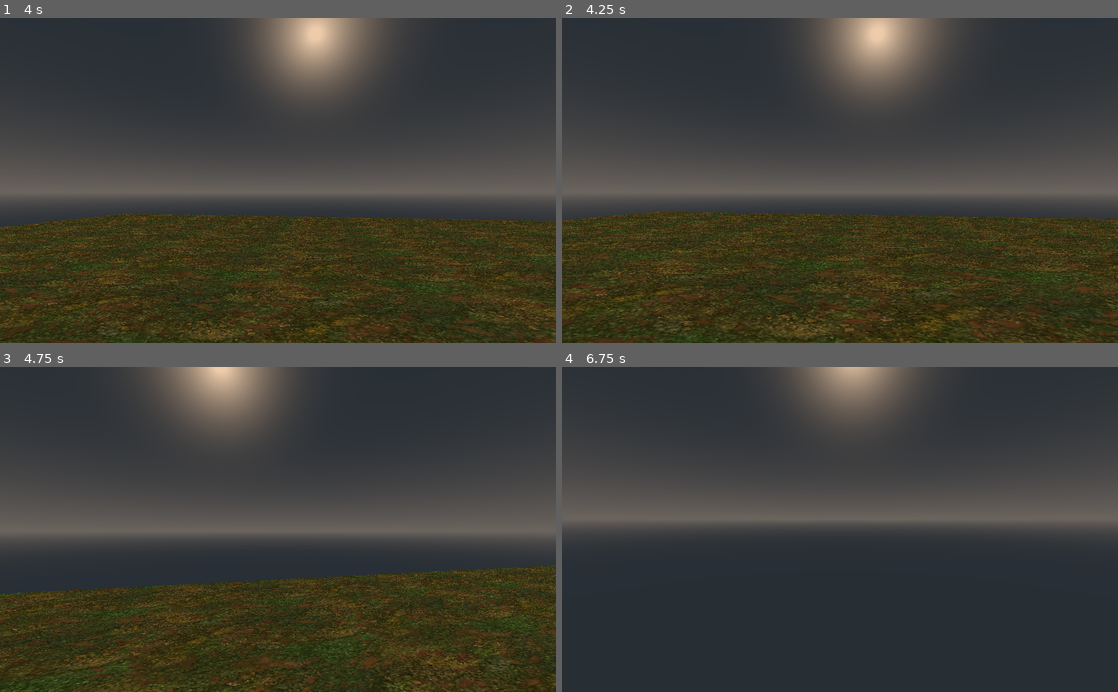
Above: before the commit, frames 1-4 (two rows, left to right).
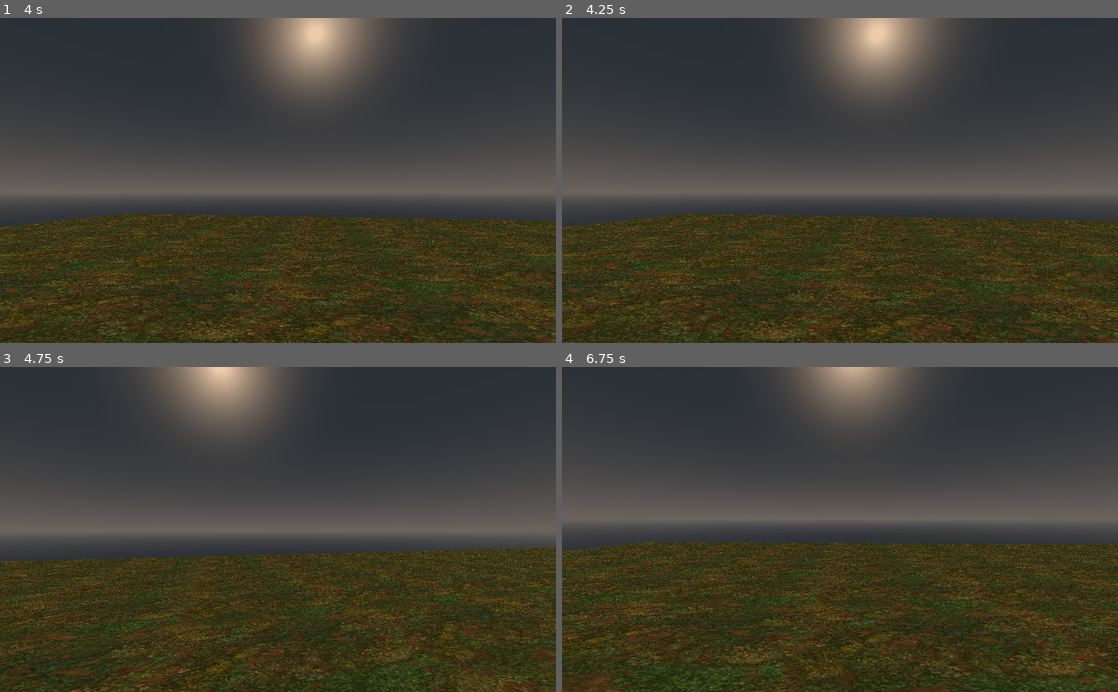
Above: after the commit, the same moments.

Repository: R3ckoner/Noir1983
Game: Godot game, scene res://scenes/World.tscn
Two runs of this game, one before a commit and one after it. Both use one fixed random seed, a clock stepped at 60 frames per second and the inputs below.
Inputs (mouse positions are in pixels of both pictures, inside the frame that each line leads up to):
- Up to frame 1 (4 s): tap Enter at 0.5 s; move the mouse to (272, 187) at 0.52 s; hold W (move_forwards) 0.53-2.78 s; tap Space (jump) at 0.77, 1.25, 1.52, 3.02, 3.77 s; move the mouse to (316, 183) at 1.27 s; move the mouse to (233, 177) at 2.02 s; move the mouse to (283, 180) at 2.77 s; hold A (move_left) 2.78-3.53 s; move the mouse to (255, 174) at 3.52 s; hold W (move_forwards) from 3.53 s (still down)
- Up to frame 2 (4.25 s): keep holding W (move_forwards)
- Up to frame 3 (4.75 s): keep holding W (move_forwards); move the mouse to (305, 529) at 4.27 s; tap Space (jump) at 4.52 s
- Up to frame 4 (6.75 s): move the mouse to (812, 529) at 5.02 s; tap Enter at 5.75 s; move the mouse to (851, 523) at 5.77 s; release W (move_forwards) at 5.78 s; hold D (move_right) 5.78-6.53 s; tap Space (jump) at 6.02, 6.5 s; move the mouse to (834, 536) at 6.52 s; hold W (move_forwards) from 6.53 s (still down)

Frame 1 is identical in both runs. In frame 2, 13% of the frame differs, in the area x 0-100%, y 59-100%; in frame 3, 18%; in frame 4, 45%, in the area x 0-100%, y 53-100%.

Commit message:
Health Manager

Diff:
--- /dev/null
+++ b/characters/HealthManager.gd
@@ -0,0 +1,45 @@
+extends Spatial
+
+signal dead
+signal hurt
+signal healed
+signal health_changed
+signal gibbed
+
+export var max_health = 100
+var cur_health = 1
+
+export var gib_at = -10
+
+func _ready():
+	init()
+
+func init():
+	cur_health = max_health
+	emit_signal("health changed", cur_health)
+
+func hurt(damage: int, dir: Vector3):
+	if cur_health <= 0:
+		return
+	cur_health -= damage
+	if cur_health  <= gib_at:
+		pass #TODO add gib spawner
+		emit_signal("gibbed")
+		print('gibbed')
+	if cur_health <= 0:
+		emit_signal("dead")
+		print('dead')
+	else:
+		emit_signal("hurt")
+	emit_signal("health_changed", cur_health)
+
+
+func heal(amount: int):
+	if cur_health <= 0:
+		return
+	cur_health += amount
+	if cur_health > max_health:
+		cur_health = max_health
+
+	emit_signal("healed")
+	emit_signal("health_changed", cur_health)
--- a/characters/player/Player.gd
+++ b/characters/player/Player.gd
@@ -4,14 +4,22 @@
 
 onready var camera = $Camera
 onready var character_mover = $CharacterMover
+onready var health_manager = $HealthManager
+
+var dead = false
 
 func _ready():
 	Input.set_mouse_mode(Input.MOUSE_MODE_CAPTURED)
 	character_mover.init(self)
+	health_manager.init()
+	health_manager.connect("dead", self, "kill")
 
 func _process(_delta):
 	if Input.is_action_just_pressed("exit"):
 		get_tree().quit()
+
+	if dead:
+		return
 
 	var move_vec = Vector3()
 	if Input.is_action_pressed("move_forwards"):
@@ -33,3 +41,13 @@
 		rotation_degrees.y -= mouse_sens * event.relative.x
 		camera.rotation_degrees.x -= mouse_sens * event.relative.y
 		camera.rotation_degrees.x = clamp(camera.rotation_degrees.x, -90, 90)
+
+func hurt(damage, dir):
+	health_manager.hurt(damage, dir)
+
+func heal(amount):
+	health_manager.heal(amount)
+
+func kill():
+	dead = true
+	character_mover.freeze()
--- a/characters/player/Player.tscn
+++ b/characters/player/Player.tscn
@@ -1,7 +1,8 @@
-[gd_scene load_steps=4 format=2]
+[gd_scene load_steps=5 format=2]
 
 [ext_resource path="res://characters/CharacterMover.gd" type="Script" id=1]
 [ext_resource path="res://characters/player/Player.gd" type="Script" id=2]
+[ext_resource path="res://characters/HealthManager.gd" type="Script" id=3]
 
 [sub_resource type="CapsuleShape" id=1]
 radius = 0.5
@@ -26,3 +27,15 @@
 max_speed = 20
 jump_force = 10
 gravity = 40
+
+[node name="HealthManager" type="Spatial" parent="."]
+script = ExtResource( 3 )
+
+[node name="Timer" type="Timer" parent="."]
+autostart = true
+
+[node name="Timer2" type="Timer" parent="."]
+autostart = true
+
+[connection signal="timeout" from="Timer" to="." method="hurt" binds= [ 30, Vector3( 0, 0, 0 ) ]]
+[connection signal="timeout" from="Timer2" to="." method="heal" binds= [ 5 ]]
--- a/project.godot
+++ b/project.godot
@@ -218,6 +218,11 @@
 
 enabled=PoolStringArray( "res://addons/qodot/plugin.cfg" )
 
+[global]
+
+text=false
+texteditor=false
+
 [importer_defaults]
 
 texture={
@@ -279,6 +284,7 @@
 
 3d_physics/layer_1="enviornment"
 3d_physics/layer_2="characters"
+3d_physics/layer_3="hitboxes"
 
 [physics]
 
